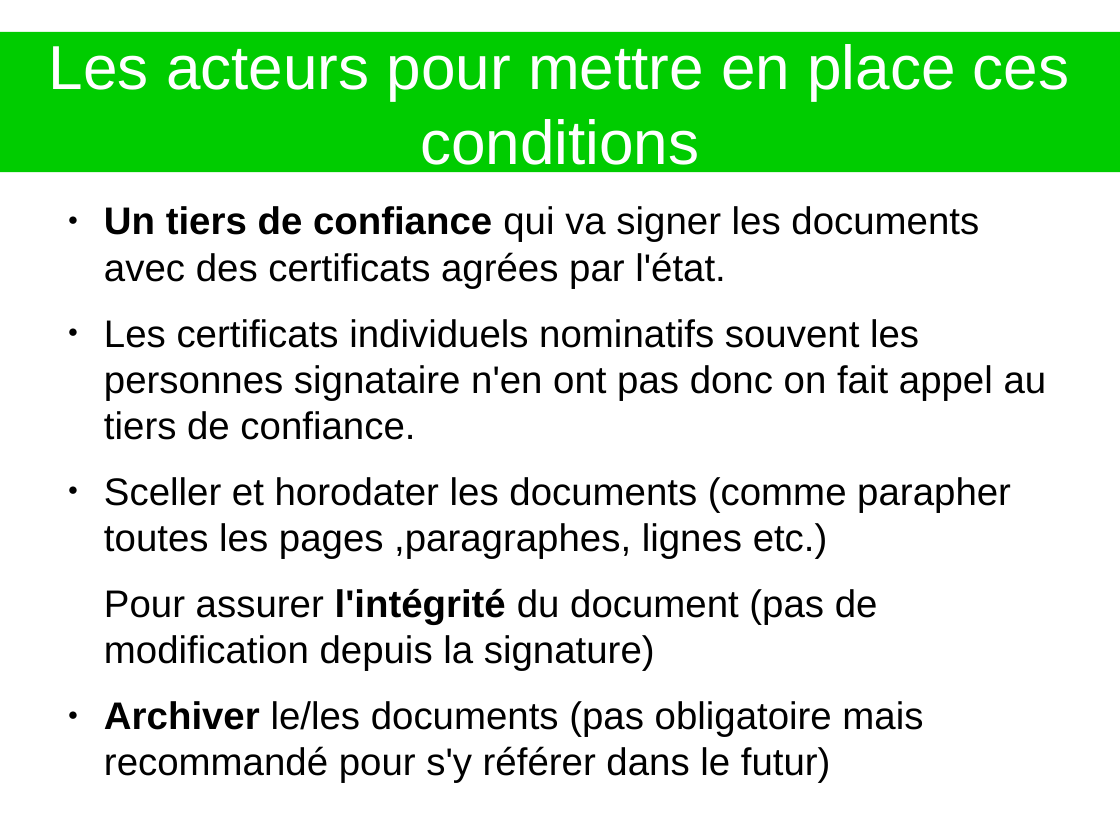
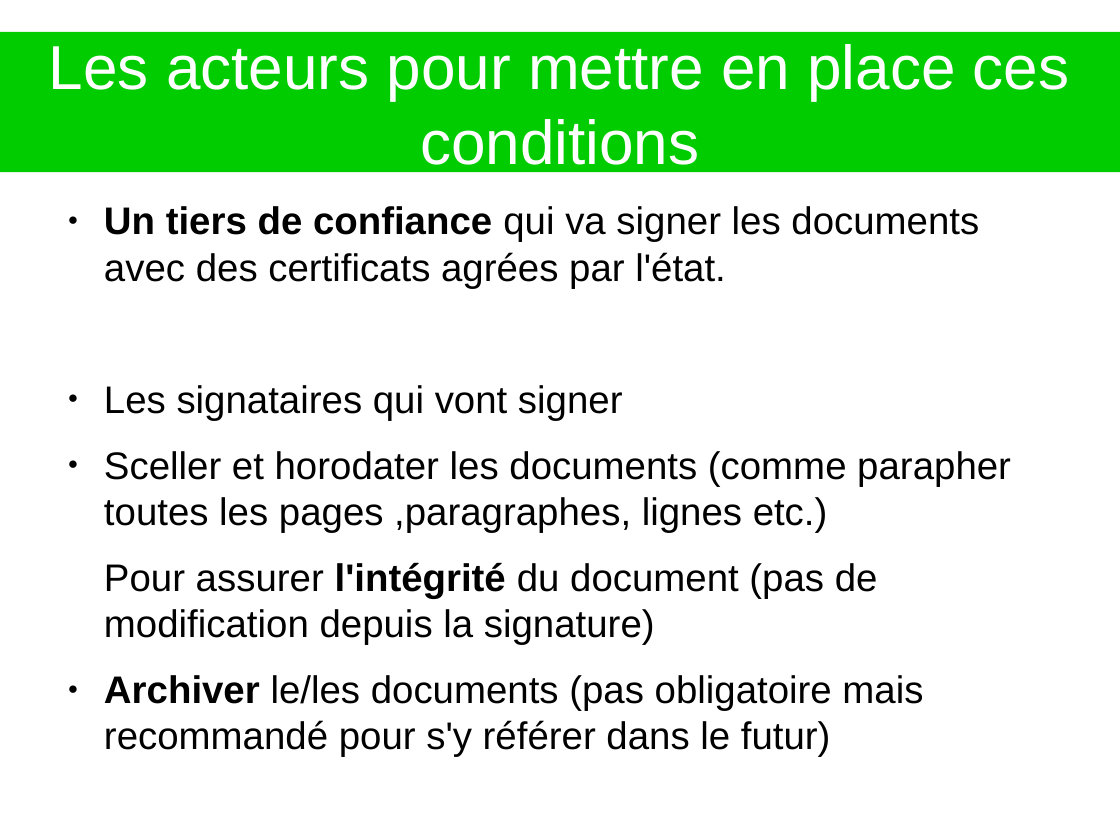
Before and after one commit to heylve/current, a slide deck: slide 5 of Presentations/SignatureElec.odp. Drawn at 1120x840 pixels with LibreOffice and Linux fonts; fonts in the diff are those of the drawing. Boxes give left, top, right and bottom in pixels: in the first picture for what was removed or moved away, otherwise in the second. Text is boxed around its words. In the diff, an @@ line names an element or a change of style, - is before the commit and + after.

```diff
--- a/Presentations/SignatureElec.odp
+++ b/Presentations/SignatureElec.odp
@@ text at box(104, 385, 623, 420): text changed @@
-● Les certificats individuels nominatifs souvent les personnes signataire n'en ont pas donc on fait appel au tiers de confiance.
+● Les signataires qui vont signer
```
Also in this commit, not shown: 4 other slides changed, 57 other files.
